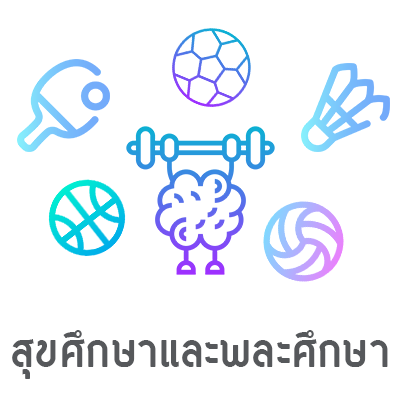
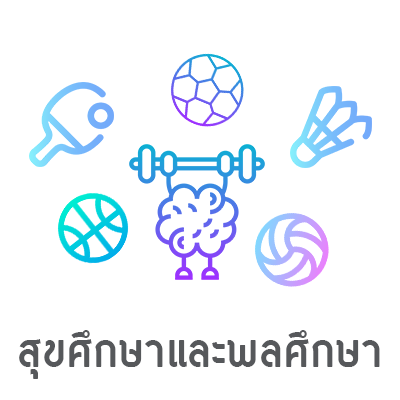
The second (400, 400) image is a revision of the first. Changes to its layers:
painted on "sports-and-competition" over (x1=254, y1=201, x2=344, y2=287)
renamed "สุขศึกษาและพละศึกษา" to "สุขศึกษาและพลศึกษา", painted on it over (x1=12, y1=330, x2=388, y2=379)
painted on "ping-pong" over (x1=17, y1=59, x2=114, y2=167)
painted on "badminton" over (x1=290, y1=63, x2=390, y2=168)
painted on "soccer" over (x1=170, y1=28, x2=251, y2=127)
painted on "basketball" over (x1=48, y1=179, x2=129, y2=264)
painted on "effort" over (x1=126, y1=126, x2=275, y2=280)
